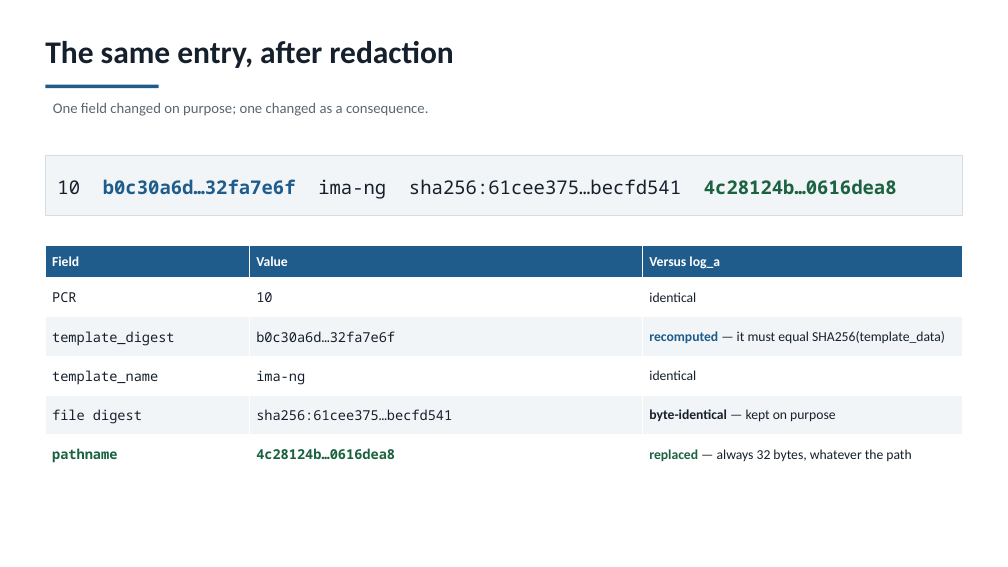
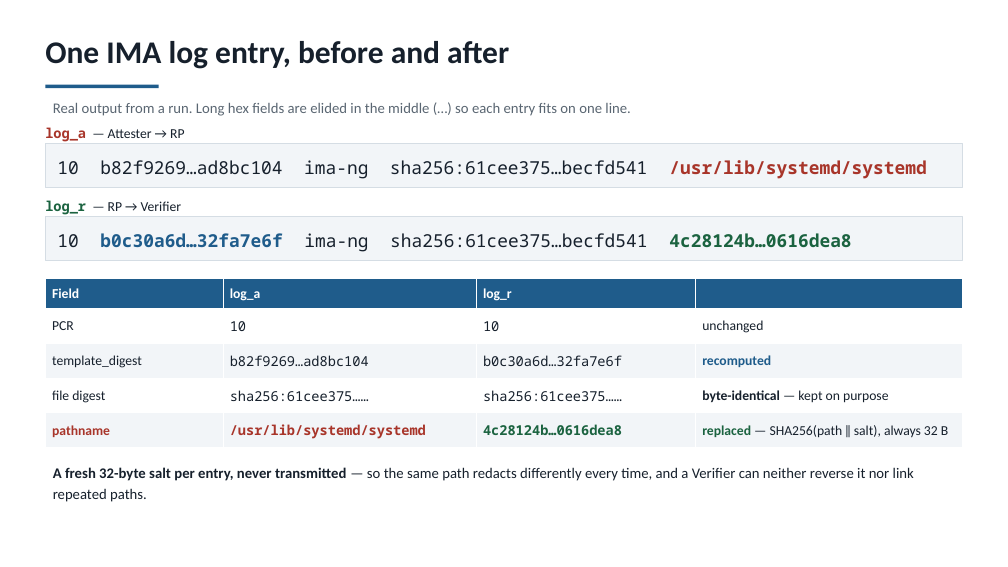
Before and after one commit to userdigitaldevil/charra-v2, a slide deck: slide 11 of charra-ressources/charra_privacy_attestation_slides_v2.pptx. Drawn at 1008x567 pixels with LibreOffice and Linux fonts; fonts in the diff are those of the drawing. Boxes give left, top, right and bottom in pixels: in the first picture for what was removed or moved away, otherwise in the second. Text is boxed around its words. In the diff, an @@ line names an element or a change of style, - is before the commit and + after.

```diff
--- a/charra-ressources/charra_privacy_attestation_slides_v2.pptx
+++ b/charra-ressources/charra_privacy_attestation_slides_v2.pptx
@@ text at (x1=45, y1=41, x2=509, y2=69): text changed @@
-The same entry, after redaction
+One IMA log entry, before and after
@@ text at (x1=53, y1=103, x2=631, y2=116): text changed @@
-One field changed on purpose; one changed as a consequence.
+Real output from a run. Long hex fields are elided in the middle (…) so each entry fits on one line.
@@ rectangle resized from (x1=45, y1=155, x2=963, y2=216) to (x1=45, y1=144, x2=963, y2=188) @@
@@ text added at (x1=45, y1=127, x2=184, y2=142), 13 pt, text #16202C @@
+log_a — Attester → RP
@@ text added at (x1=57, y1=160, x2=926, y2=179), 17 pt, text #16202C @@
+10 b82f9269…ad8bc104 ima-ng sha256:61cee375…becfd541 /usr/lib/systemd/systemd
@@ text added at (x1=45, y1=200, x2=181, y2=215), 13 pt, text #16202C @@
+log_r — RP → Verifier
@@ rectangle added at (x1=45, y1=216, x2=963, y2=260), fill #F2F5F8, outline #D5DDE4 0.75 pt @@
@@ text "10 b0c30a6d…32fa7e6f ima-ng sha256:61cee375…becfd541 4c28124 ..." moved from (x1=57, y1=179, x2=897, y2=199) to (x1=304, y1=233, x2=851, y2=252) @@
@@ text "10 b0c30a6d…32fa7e6f ima-ng sha256:61cee375…becfd541 4c28124 ..." at (x1=304, y1=233, x2=851, y2=252): size 18 to 17 pt @@
@@ table at (x1=45, y1=278, x2=963, y2=448) @@
-Field | Value | Versus log_a
-PCR | 10 | identical
-template_digest | b0c30a6d…32fa7e6f | recomputed — it must equal SHA256(template_data)
-template_name | ima-ng | identical
-file digest | sha256:61cee375…becfd541 | byte-identical — kept on purpose
-pathname | 4c28124b…0616dea8 | replaced — always 32 bytes, whatever the path
+Field | log_a | log_r | 
+PCR | 10 | 10 | unchanged
+template_digest | b82f9269…ad8bc104 | b0c30a6d…32fa7e6f | recomputed
+file digest | sha256:61cee375…… | sha256:61cee375…… | byte-identical — kept on purpose
+pathname | /usr/lib/systemd/systemd | 4c28124b…0616dea8 | replaced — SHA256(path ‖ salt), always 32 B
@@ table resized from (x1=45, y1=246, x2=963, y2=474) to (x1=45, y1=278, x2=963, y2=448) @@
@@ text added at (x1=53, y1=467, x2=914, y2=502), 14 pt, text #16202C @@
+A fresh 32-byte salt per entry, never transmitted — so the same path redacts differently every time, and a Verifier can neither reverse it nor link repeated paths.
```
Also in this commit, not shown: 2 slides added, 1 slide removed, 1 other file.
